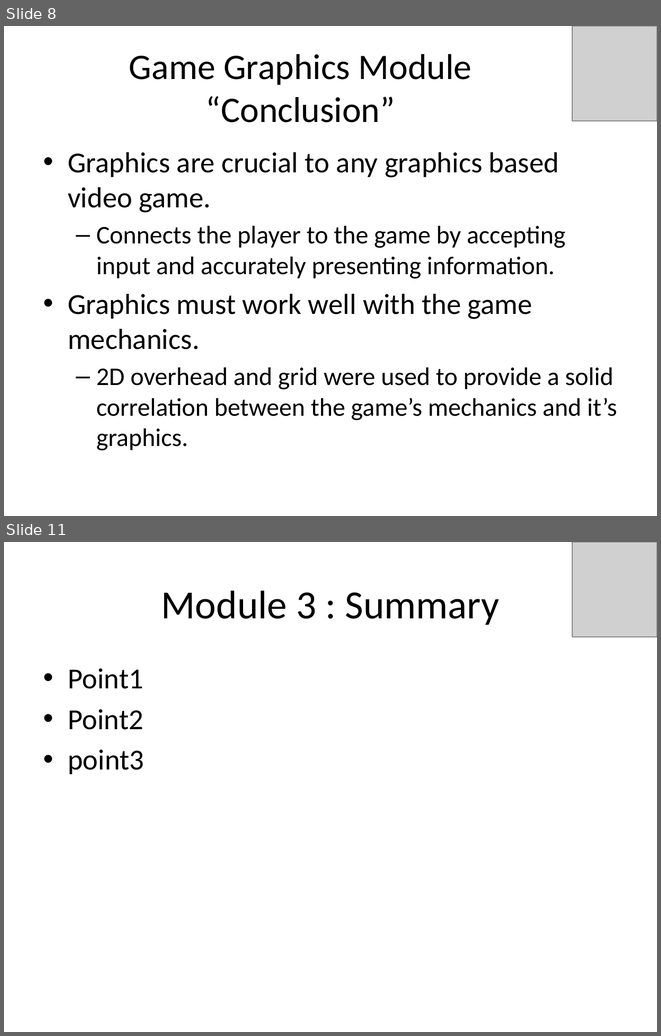
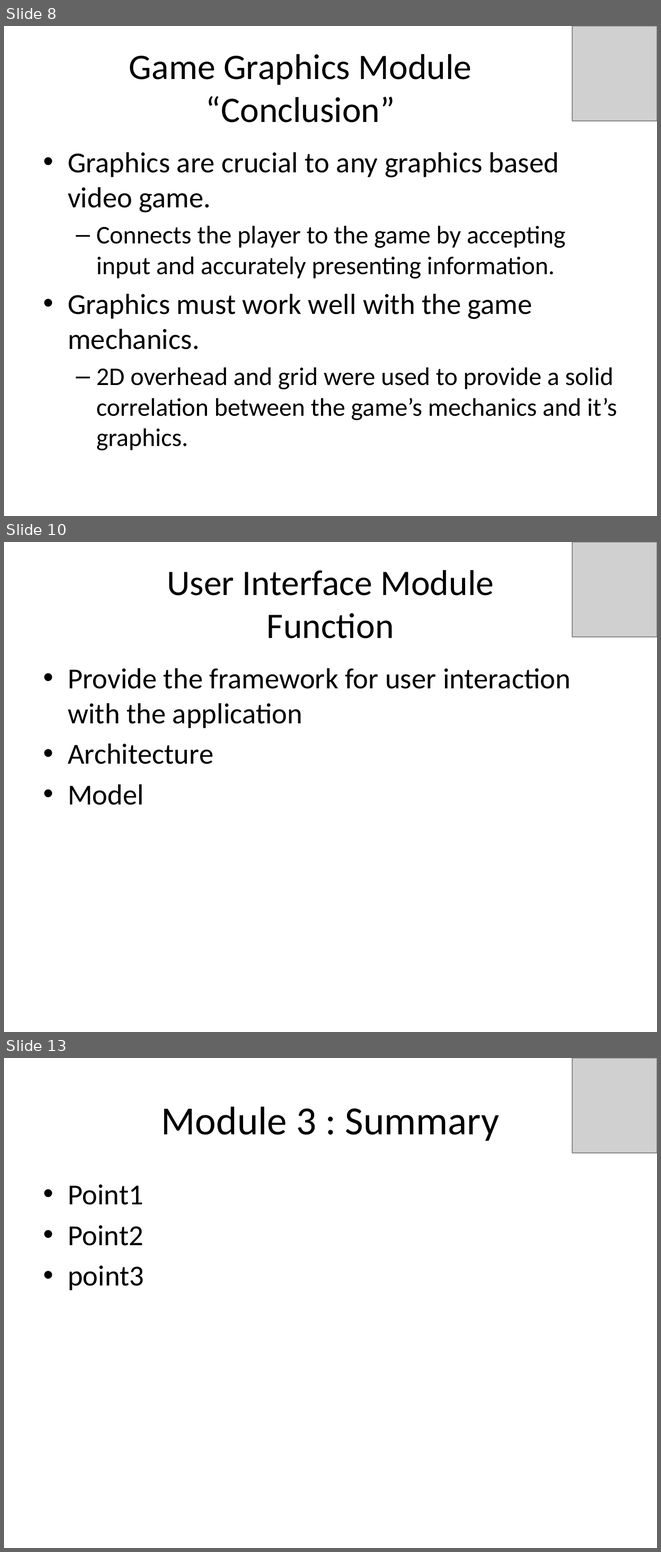
Before and after one commit to idxExtropy/duel-reality, a slide deck: Docs/DUEL REALITY .pptx. Shown one above the other, each under a label of ours: slides 8 and 11 before the commit, slides 8, 10 and 13 after it; the slides between them are not shown. The pictures are 661x1036 and 661x1552 pixels, drawn with LibreOffice and Linux fonts; fonts in the diff are those of the drawing; grey boxes stand for pictures. Boxes give left, top, right and bottom in pixels: in the first picture for what was removed or moved away, otherwise in the second. Text is boxed around its words. In the diff, an @@ line names an element or a change of style, - is before the commit and + after.

```diff
--- a/Docs/DUEL REALITY .pptx
+++ b/Docs/DUEL REALITY .pptx
@@ slide 10 added at box(4, 542, 657, 1032), background #FFFFFF @@
@@ picture added at box(572, 542, 657, 637) @@
@@ title added at box(167, 570, 494, 638), 39.6 pt, text #000000 @@
+User Interface Module
+Function
@@ text added at box(68, 668, 571, 805), 32 pt, text #000000 @@
+• Provide the framework for user interaction with the application
+• Architecture
+• Model
@@ what was slide 11 is now slide 13 @@
```
Also in this commit, not shown: 1 slide changed, 2 other slides added, 1 slide removed.
